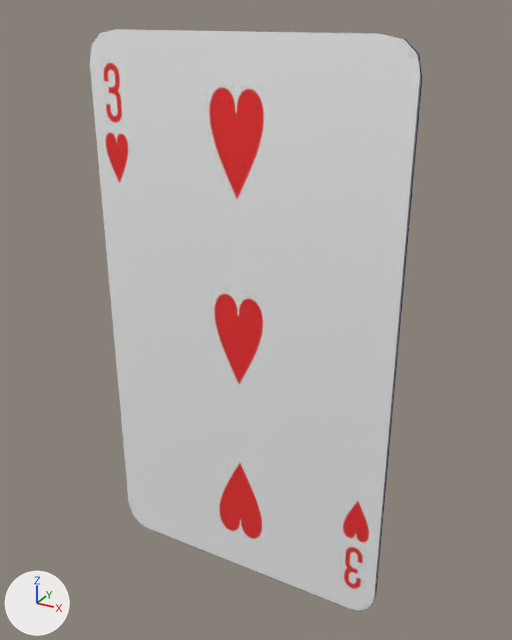
The glTF model ProyectoMC2_2024_V1.0/models/collectioncards/card6/scene.gltf: old version first, new version second.
One viewpoint serves both versions: a camera (50 mm lens) standing at (1.43, -2.46, 1.35) and looking at (0.04, 0.06, 0.09). Arrows for +X, +Y and +Z are at lower left; the lights stay in place. Where no turn or scale is listed for an object, it has been applied to the vertices. Vertices at the same position are counted once.

Objects in the first picture: 'Three of Hearts'.
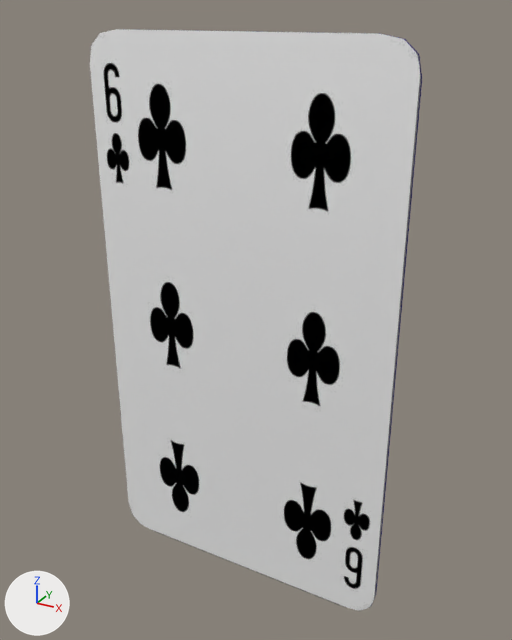
The edits, one by one:
Picture 'Six of Clubs' (img_six_of_clubs) is new.
Material '32' (mat_32) is new.
Its texture is img_six_of_clubs.
Its metallic is 1.0.
Its roughness is 0.859.
me_malla_003 has 32 vertices, 60 faces and spans x -0.71..0.71, y -0.01..0.0, z -1.27..1.27.
me_malla_003 is used by ob_three_of_hearts; location (0.0, 0.0, 0.0).
me_malla_003 part 1: all 14 faces that had it switch from mat_3_001 (picture img_three_of_hearts) to mat_32 (picture img_six_of_clubs).

Changed parts and their boxes (x1, y1, x2, y2) in the pictures (512 x 640 px):
part 1 of me_malla_003, recoloured
    both: (90, 29, 421, 611)
